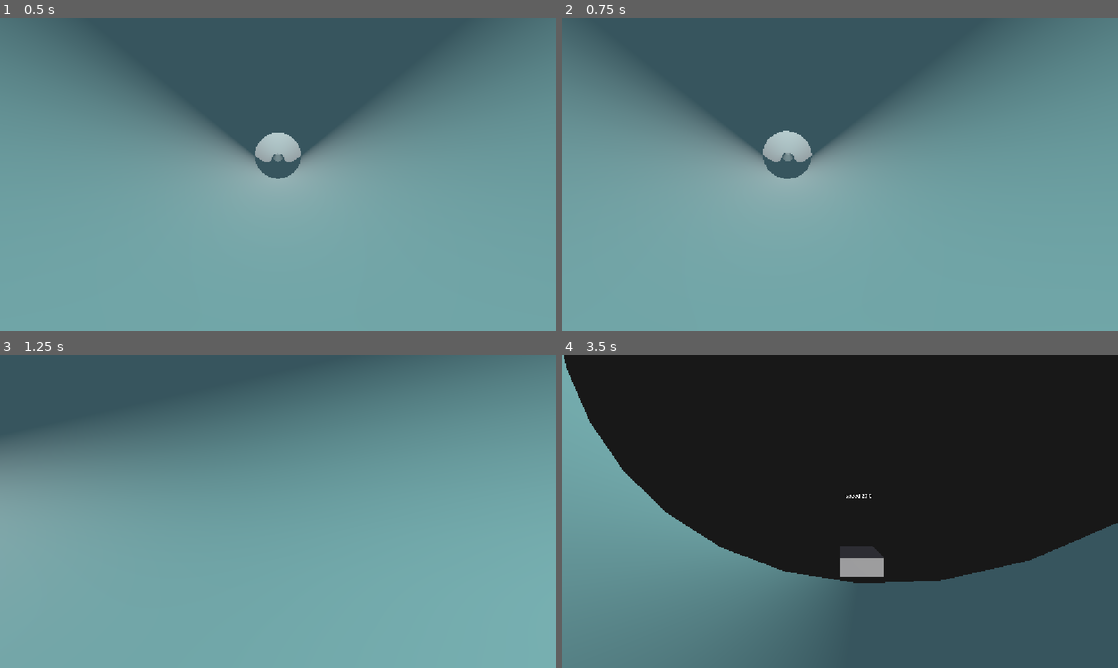
Above: before the commit, frames 1-4 (two rows, left to right).
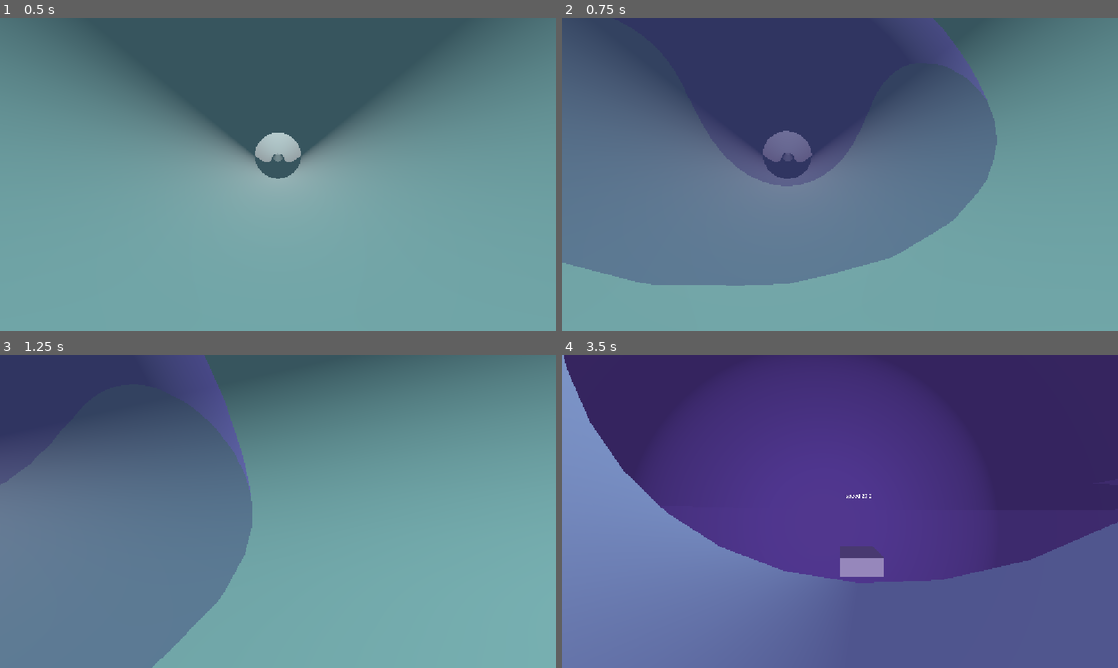
Above: after the commit, the same moments.

Repository: eternaldensity/pipe-survivor
Game: Godot game, scene res://main.tscn
Two runs of this game, one before a commit and one after it. Both use one fixed random seed, a clock stepped at 60 frames per second and the inputs below.
Inputs:
- Up to frame 1 (0.5 s): no input
- Up to frame 2 (0.75 s): tap Enter (ui_accept) at 0.5, 0.6 s; hold Right (ui_right) from 0.53 s (still down)
- Up to frame 3 (1.25 s): keep holding Right (ui_right); tap Enter (ui_accept) at 0.77, 1.07 s
- Up to frame 4 (3.5 s): release Right (ui_right) at 1.28 s; hold Down (ui_down) 1.28-2.03 s; tap Enter (ui_accept) at 1.35, 1.52, 1.82, 2.1, 2.85, 3.02, 3.32 s; hold Right (ui_right) 2.03-2.78 s; hold Up (ui_up) from 2.78 s (still down)

Frame 1 is identical in both runs. In frame 2, 55% of the frame differs, in the area x 0-79%, y 0-86%; in frame 3, 38%; in frame 4, 100%, in the area x 0-100%, y 0-100%.

Commit message:
Vehicle: cast vector-field spell zone on ui_accept

Diff:
--- a/vehicle.gd
+++ b/vehicle.gd
@@ -13,6 +13,9 @@
 var tube_radius     := 10.0
 var steering_amount := 0.0
 var rest_zone_inside := false
+
+var _spell_cooldown := 0.0
+const SPELL_COOLDOWN := 2.0
 
 var _camera        : Camera3D = null
 var _cam_pos       := Vector3(0.0, 1.5, 2.5)
@@ -117,6 +120,23 @@
 
 	velocity = surface_vel + radial_vel
 
+	# ── Spell casting ─────────────────────────────────────────────────────
+	_spell_cooldown = maxf(0.0, _spell_cooldown - delta)
+	if Input.is_action_just_pressed("ui_accept") and _spell_cooldown <= 0.0:
+		_spell_cooldown = SPELL_COOLDOWN
+		var zone := SpellZone.new()
+		var fwd := -global_transform.basis.z
+		fwd = fwd - fwd.dot(outward) * outward
+		if fwd.length_squared() > 1e-4:
+			fwd = fwd.normalized()
+		else:
+			fwd = tube_axis
+		zone.zone_centre = global_position + fwd * 20.0
+		var parent := get_parent()
+		if parent:
+			parent.add_child(zone)
+			zone.global_position = zone.zone_centre
+
 	# ── Rest zone detection ───────────────────────────────────────────────
 	var in_rest := false
 	var tree := get_tree()
